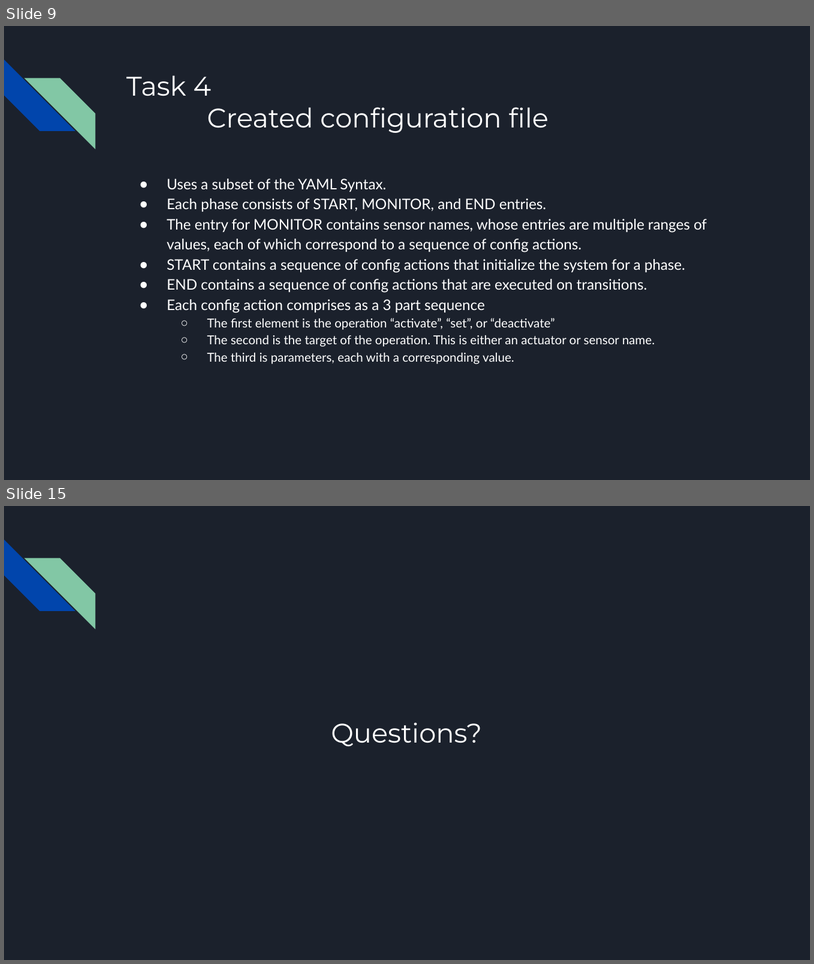
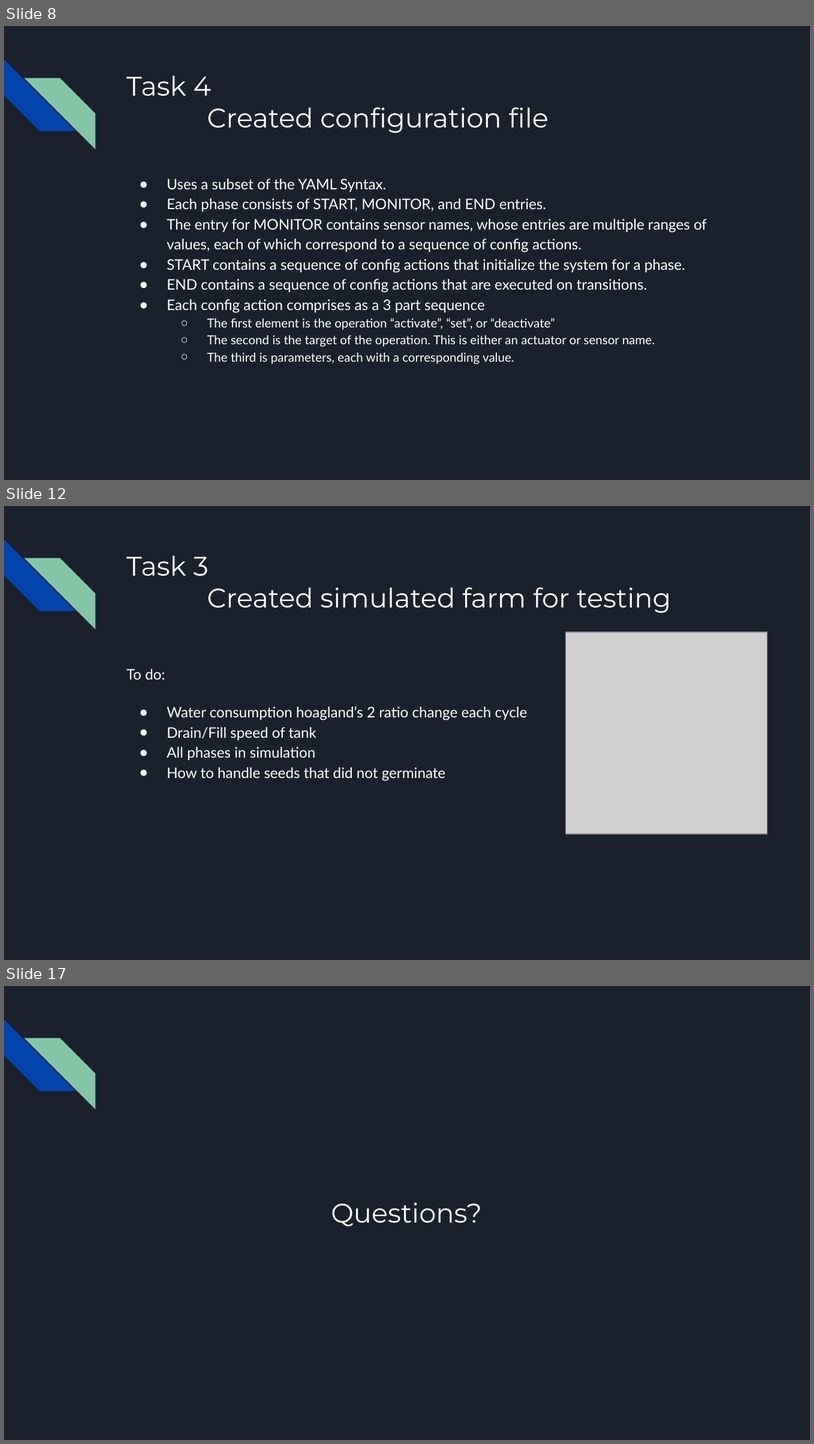
Before and after one commit to killsap/automated-multi-cycle-farming-in-space-website, a slide deck: docs/Milestone2Presentation.pptx. Shown one above the other, each under a label of ours: slides 9 and 15 before the commit, slides 8, 12 and 17 after it; the slides between them are not shown. The pictures are 814x964 and 814x1444 pixels, drawn with LibreOffice and Linux fonts; fonts in the diff are those of the drawing; grey boxes stand for pictures. Boxes give left, top, right and bottom in pixels: in the first picture for what was removed or moved away, otherwise in the second. Text is boxed around its words. In the diff, an @@ line names an element or a change of style, - is before the commit and + after.

```diff
--- a/docs/Milestone2Presentation.pptx
+++ b/docs/Milestone2Presentation.pptx
@@ slide 12 added at box(4, 506, 810, 960), background #1B212C; not listed: 2 template elements that a slide beside it also shows @@
@@ title added at box(126, 555, 672, 613), 24 pt, text #FFFFFF @@
+Task 3
+Created simulated farm for testing
@@ picture added at box(566, 632, 768, 834) @@
@@ text added at box(126, 669, 528, 781), 13 pt, text #FFFFFF @@
+To do:
+● Water consumption hoagland’s 2 ratio change each cycle
+● Drain/Fill speed of tank
+● All phases in simulation
+● How to handle seeds that did not germinate
@@ what was slide 9 is now slide 8 @@
@@ what was slide 15 is now slide 17 @@
```
Also in this commit, not shown: 10 slides changed, 3 other slides added, 2 slides removed.
